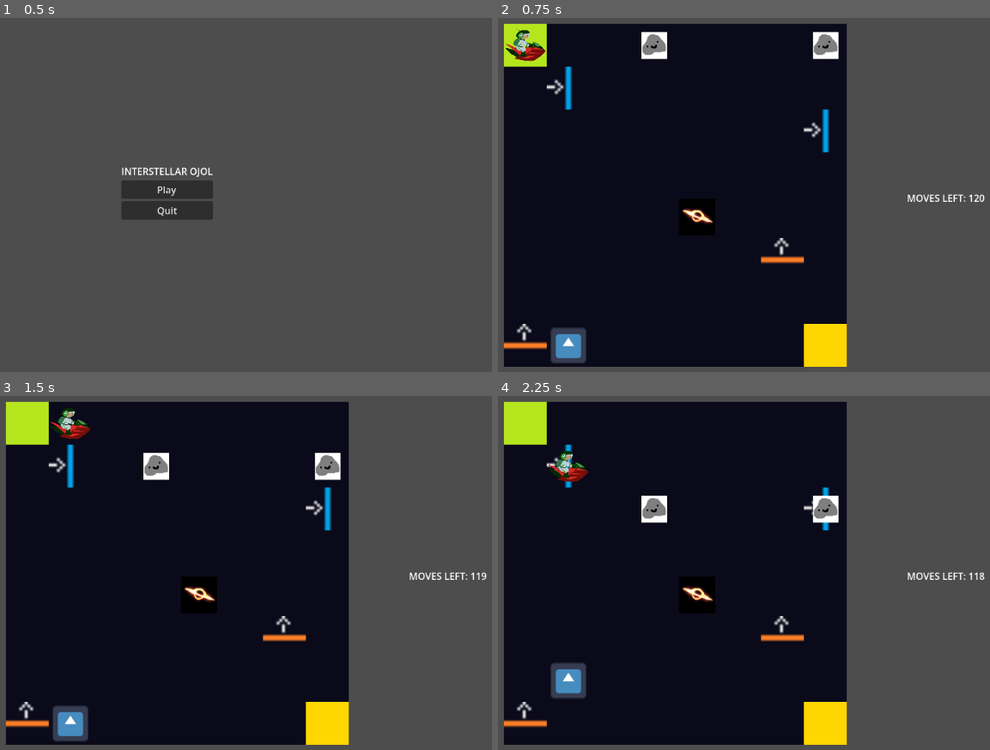
Above: before the commit, frames 1-4 (two rows, left to right).
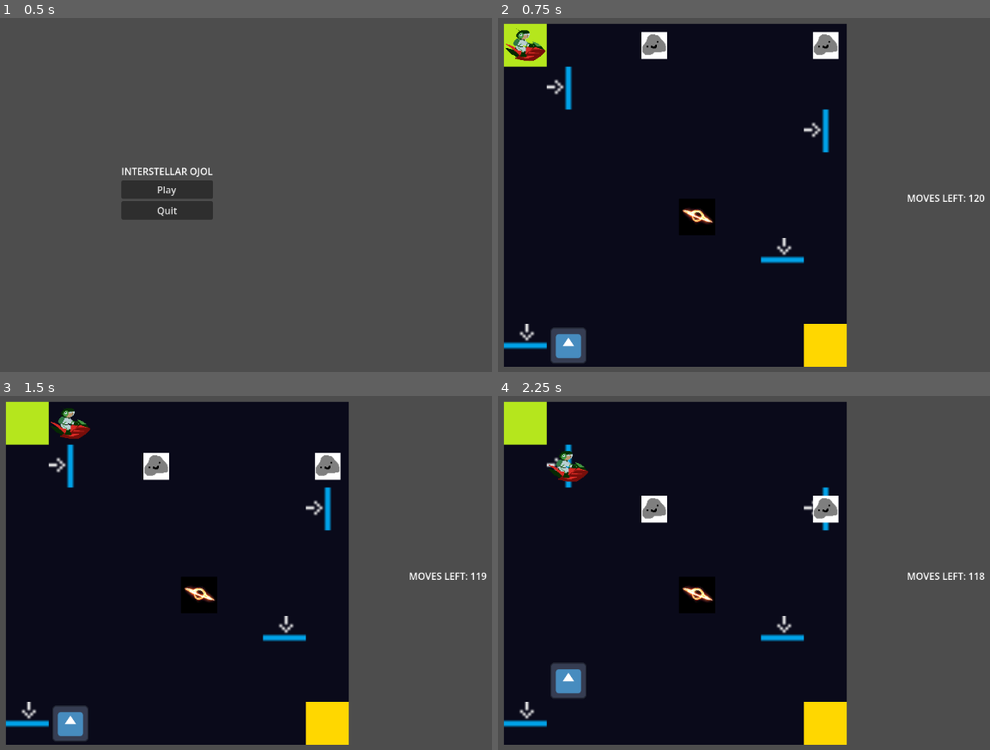
Above: after the commit, the same moments.

Repository: XilefEel/gameseed-2026
Game: Godot game, scene res://scenes/MainMenu.tscn
The game is run twice, just before and just after one commit, with the same random seed, the same clock (stepped at 60 frames per second) and the same inputs. The engine's default icon, where the game draws it, is replaced by a stand-in: a white triangle on a blue panel in a dark square.
Inputs:
- Up to frame 1 (0.5 s): no input
- Up to frame 2 (0.75 s): click "Play" at 0.5 s
- Up to frame 3 (1.5 s): tap Enter at 1.25 s; hold Right (ui_right) from 1.28 s (still down); hold Shift from 1.28 s (still down)
- Up to frame 4 (2.25 s): tap Space at 2 s; release Right (ui_right) at 2.03 s; release Shift at 2.03 s; hold Down (ui_down) from 2.03 s (still down); tap Shift at 2.1 s

Frame 1 is identical in both runs. In frame 2, 0.6% of the frame differs, in the area x 1-63%, y 62-94%; in frame 3, 0.6%; in frame 4, 0.6%.

Commit message:
updated portals to be two-way and extracted build dash path

Diff:
--- a/scripts/menu/grid.gd
+++ b/scripts/menu/grid.gd
@@ -15,27 +15,18 @@
 var start_cell := Vector2i(0, 0)
 var end_cell := Vector2i(7, 7)
 
-var portals := {
-	Vector2i(1, 1): {
-		"exit": Vector2i(6, 5),
-		"dir": Vector2i.RIGHT,
-		"exit_dir": Vector2i.UP
-	},
-	Vector2i(7, 2): {
-		"exit": Vector2i(0, 7),
-		"dir": Vector2i.RIGHT,
-		"exit_dir": Vector2i.UP
-	},
-}
+var portals := {}
 
 
 func _ready() -> void:
 	set_cell(start_cell, 0, START)
 	set_cell(end_cell, 0, END)
 
+	add_portal_pair(Vector2i(1, 1), Vector2i.RIGHT, Vector2i(6, 5), Vector2i.UP)
+	add_portal_pair(Vector2i(7, 2), Vector2i.RIGHT, Vector2i(0, 7), Vector2i.UP)
+
 	for cell in portals.keys():
 		set_cell(cell, 0, PORTAL_IN, get_portal_transform(portals[cell]["dir"]))
-		set_cell(portals[cell]["exit"], 0, PORTAL_OUT, get_portal_transform(portals[cell]["exit_dir"]))
 
 
 func is_in_bounds(cell: Vector2i) -> bool:
@@ -57,6 +48,11 @@
 
 func is_house(cell: Vector2i) -> bool:
 	return get_cell_atlas_coords(cell) == HOUSE
+
+
+func add_portal_pair(a: Vector2i, a_dir: Vector2i, b: Vector2i, b_dir: Vector2i) -> void:
+	portals[a] = {"exit": b, "dir": a_dir, "exit_dir": b_dir}
+	portals[b] = {"exit": a, "dir": -b_dir, "exit_dir": -a_dir}
 
 
 func is_portal(cell: Vector2i) -> bool:
--- a/scripts/player/player_movement.gd
+++ b/scripts/player/player_movement.gd
@@ -114,39 +114,9 @@
 				found_blackhole = true
 				break
 
-	var used_portal := false
-
-	if curve == Vector2i.ZERO:
-		var current_dir = dir
-		var current_pos = player.current_cell
-
-		for i in range(1, dash_length + 1):
-			var next_cell = current_pos + current_dir
-
-			if grid.is_portal(next_cell) and grid.get_portal(next_cell)["dir"] == current_dir:
-				var portal = grid.get_portal(next_cell)
-				var landing = portal["exit"] + portal["exit_dir"]
-
-				dash_path.append(landing)
-				current_pos = landing
-				current_dir = portal["exit_dir"]
-
-				used_portal = true
-			else:
-				dash_path.append(next_cell)
-				current_pos = next_cell
-	else:
-		if dash_length == 2:
-			dash_path = [
-				player.current_cell + dir,
-				player.current_cell + dir + curve
-			]
-		else:
-			dash_path = [
-				player.current_cell + dir,
-				player.current_cell + dir * 2,
-				player.current_cell + dir * 2 + curve
-			]
+	var dash_info = build_dash_path(dir, dash_length, curve)
+	dash_path = dash_info["path"]
+	var used_portal = dash_info["used_portal"]
 
 	for cell in dash_path:
 		for p in hazards.pirates:
@@ -200,6 +170,53 @@
 	if player.moves_left <= 0:
 		await hazards.game_over()
 		return
+
+
+func build_dash_path(dir: Vector2i, dash_length: int, curve: Vector2i) -> Dictionary:
+	if curve != Vector2i.ZERO:
+		if dash_length == 2:
+			return {
+				"path": [
+					player.current_cell + dir,
+					player.current_cell + dir + curve
+				],
+				"used_portal": false
+			}
+		else:
+			return {
+				"path": [
+					player.current_cell + dir,
+					player.current_cell + dir * 2,
+					player.current_cell + dir * 2 + curve
+				],
+				"used_portal": false
+			}
+
+	var path := []
+	var current_dir = dir
+	var current_pos = player.current_cell
+	var used_portal := false
+
+	for i in range(1, dash_length + 1):
+		var next_cell = current_pos + current_dir
+
+		if grid.is_portal(next_cell) and grid.get_portal(next_cell)["dir"] == current_dir:
+			var portal = grid.get_portal(next_cell)
+			var landing = portal["exit"] + portal["exit_dir"]
+
+			path.append(landing)
+			current_pos = landing
+			current_dir = portal["exit_dir"]
+
+			used_portal = true
+		else:
+			path.append(next_cell)
+			current_pos = next_cell
+
+	return {
+		"path": path,
+		"used_portal": used_portal
+	}
 
 
 func get_curve_direction(dir: Vector2i, blackhole: Vector2i) -> Vector2i:
